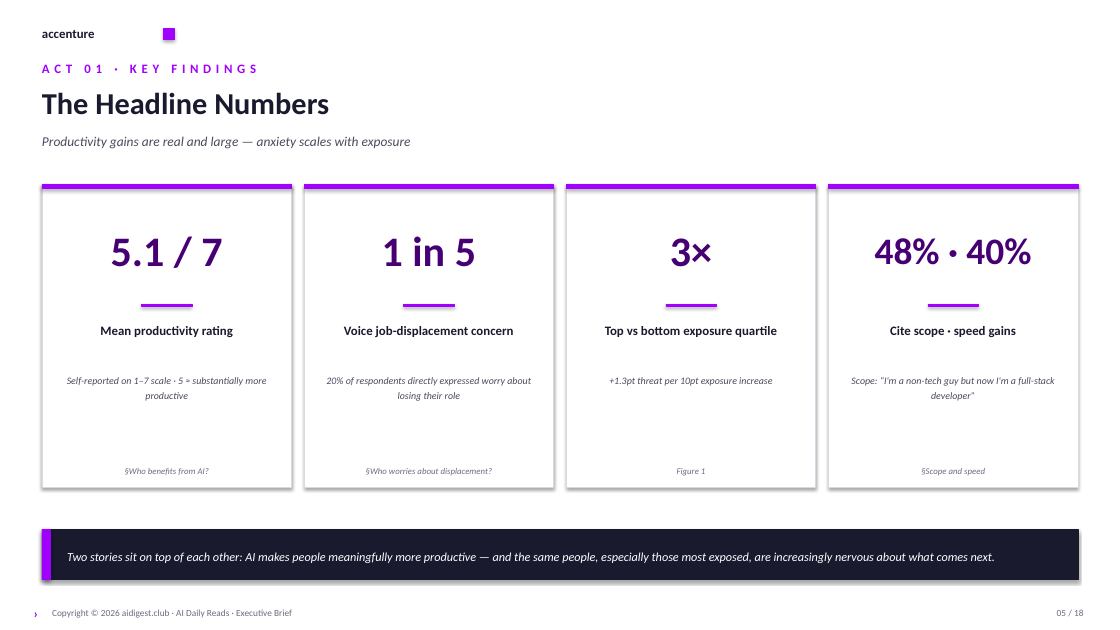
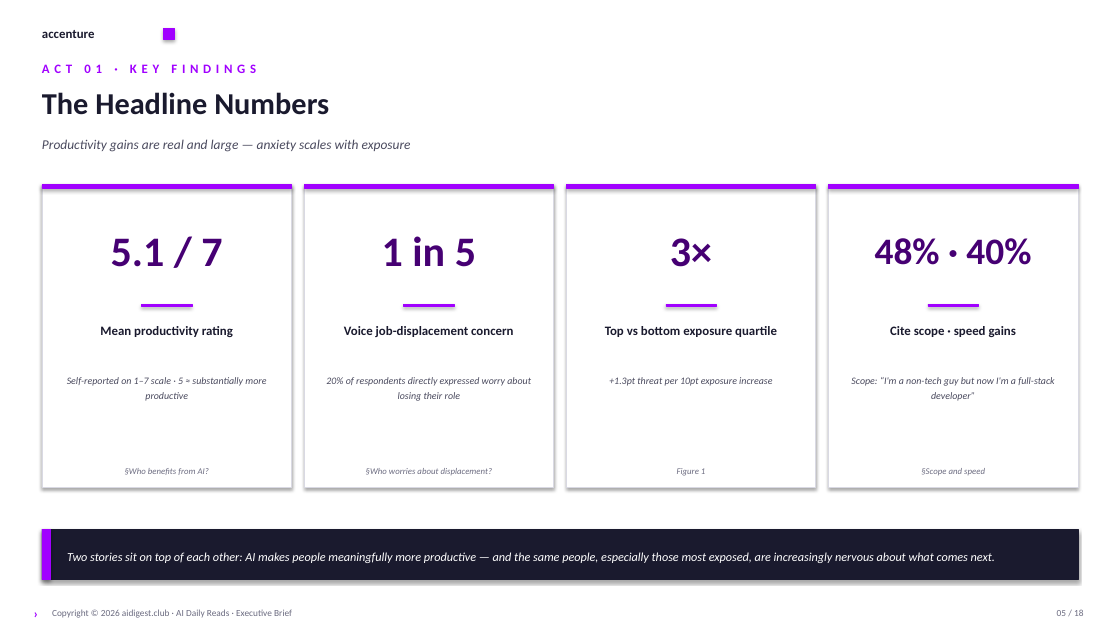
Before and after one commit to dongbocui-maker/ai-daily, a slide deck: slide 5 of public/decks/anthropic-81k-economics.pptx. Drawn at 1120x630 pixels with LibreOffice and Linux fonts; fonts in the diff are those of the drawing. Boxes give left, top, right and bottom in pixels: in the first picture for what was removed or moved away, otherwise in the second. Text is boxed around its words. In the diff, an @@ line names an element or a change of style, - is before the commit and + after.

```diff
--- a/public/decks/anthropic-81k-economics.pptx
+++ b/public/decks/anthropic-81k-economics.pptx
@@ text "Productivity gains are real and ..." at (42, 139, 411, 152): line spacing 1 to 1.2 @@
```
Also in this commit, not shown: 12 other slides changed, 6 other files.
